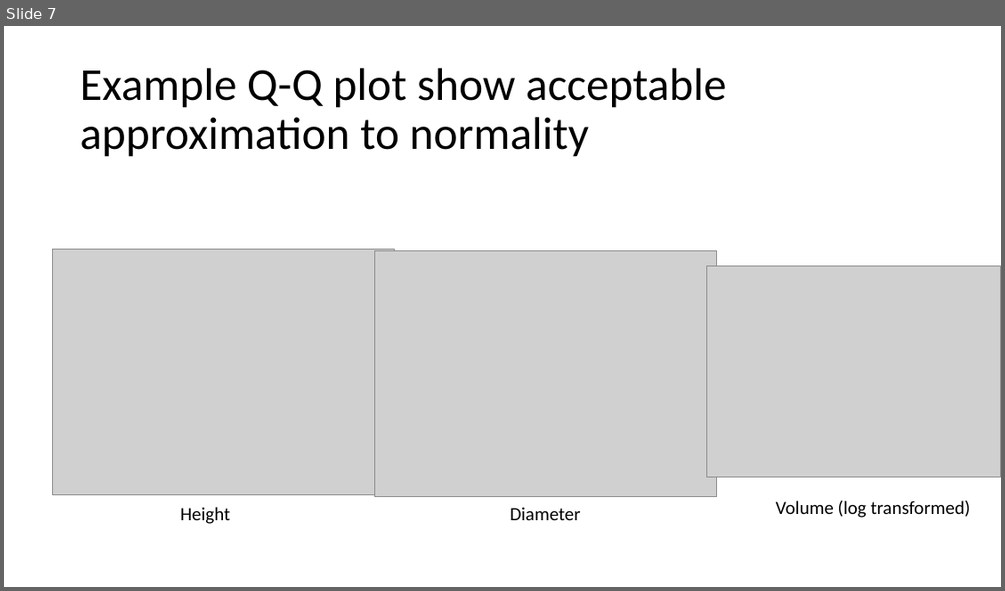
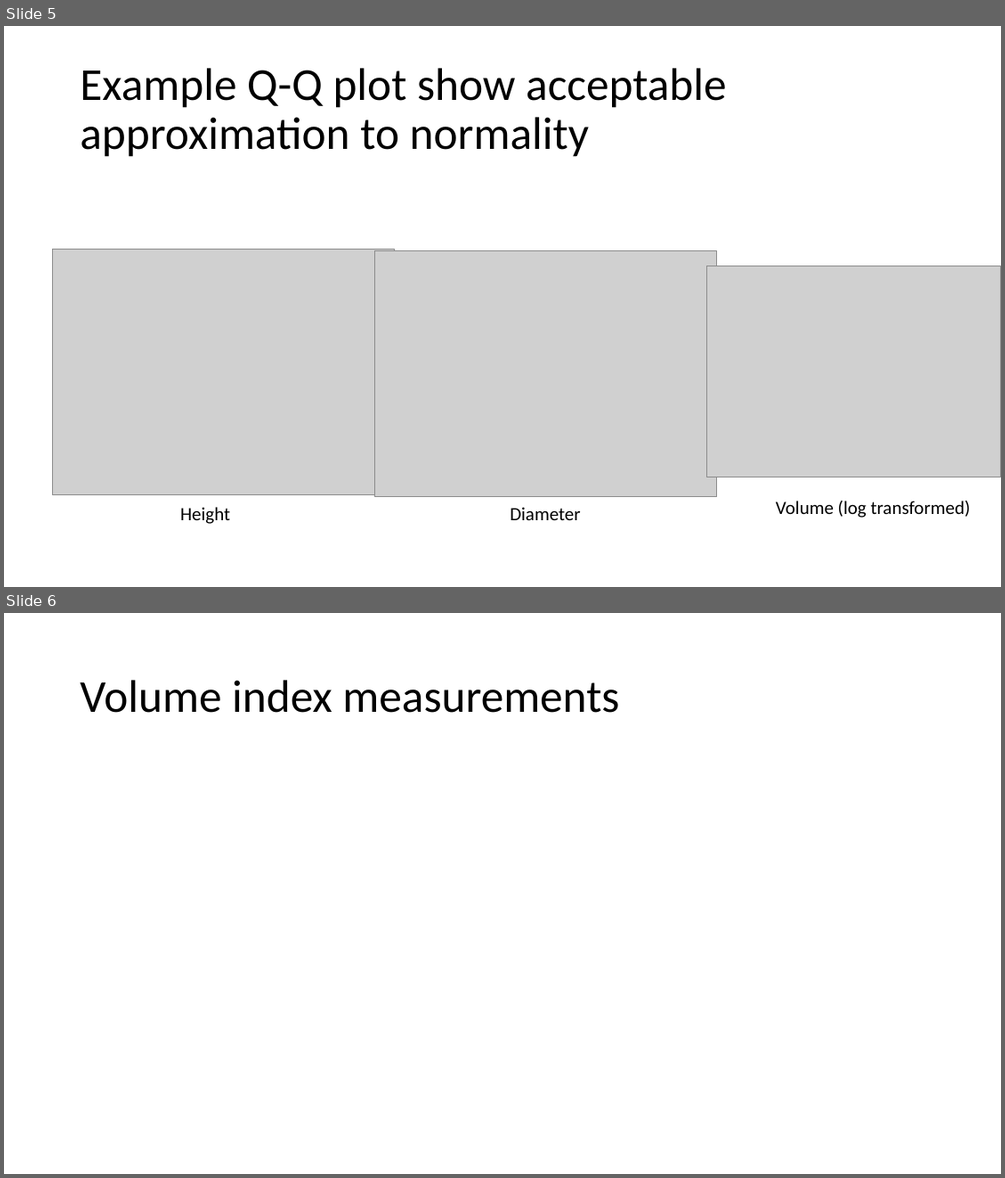
Before and after one commit to ChaneyHart/Living-Carbon, a slide deck: LC_2023/10_13_LC_summary.pptx. Shown one above the other, each under a label of ours: slide 7 before the commit, slides 5 and 6 after it. The pictures are 1005x591 and 1005x1178 pixels, drawn with LibreOffice and Linux fonts; fonts in the diff are those of the drawing; grey boxes stand for pictures. Boxes give left, top, right and bottom in pixels: in the first picture for what was removed or moved away, otherwise in the second. Text is boxed around its words. In the diff, an @@ line names an element or a change of style, - is before the commit and + after.

```diff
--- a/LC_2023/10_13_LC_summary.pptx
+++ b/LC_2023/10_13_LC_summary.pptx
@@ slide 6 added at <box>4,613,1001,1174</box>, background #FFFFFF @@
@@ title added at <box>80,680,619,713</box>, 44 pt, text #000000 @@
+Volume index measurements
@@ what was slide 7 is now slide 5 @@
```
Also in this commit, not shown: 5 slides changed, 4 other slides added, 1 slide removed, 3 other files.
